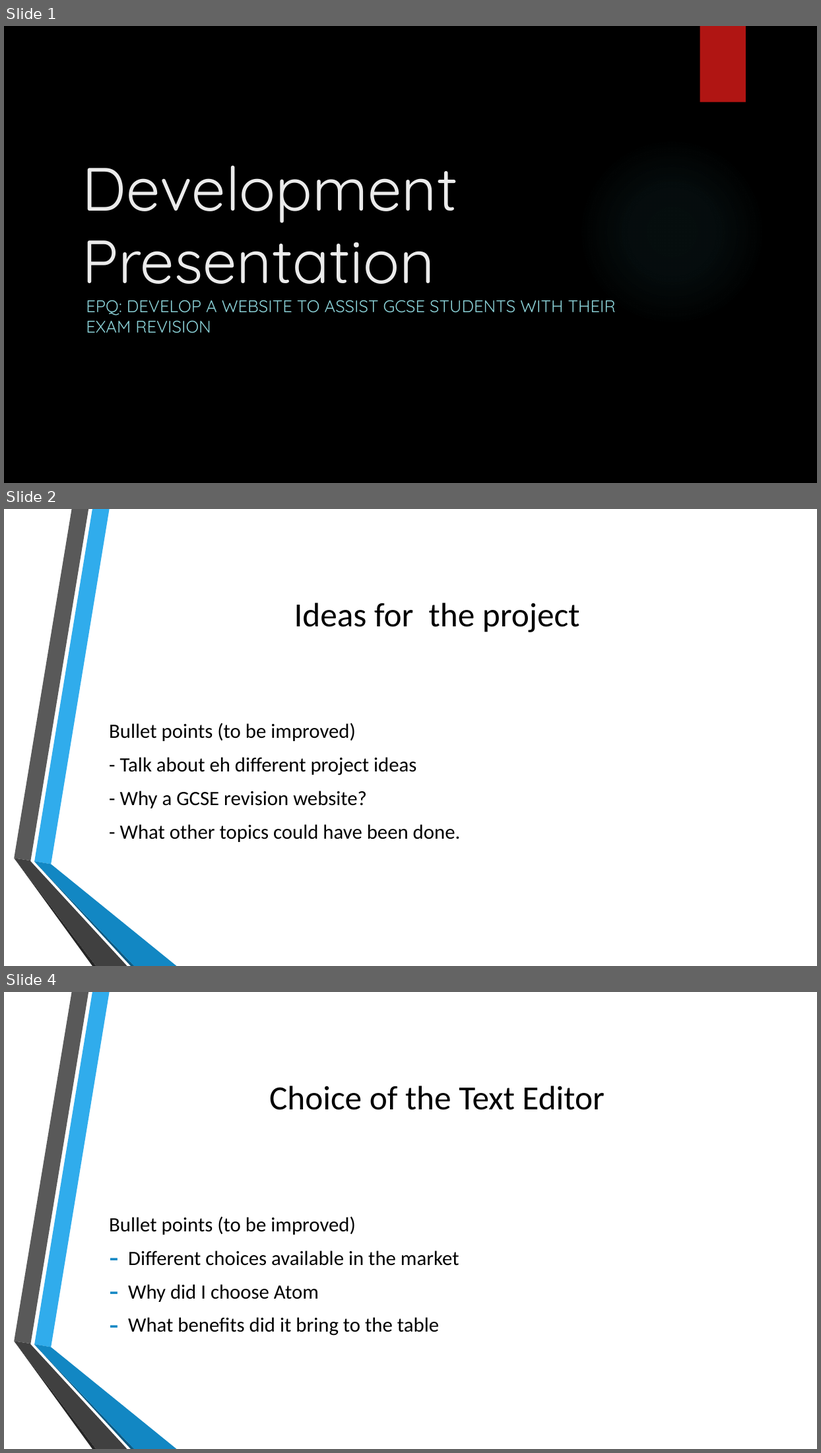
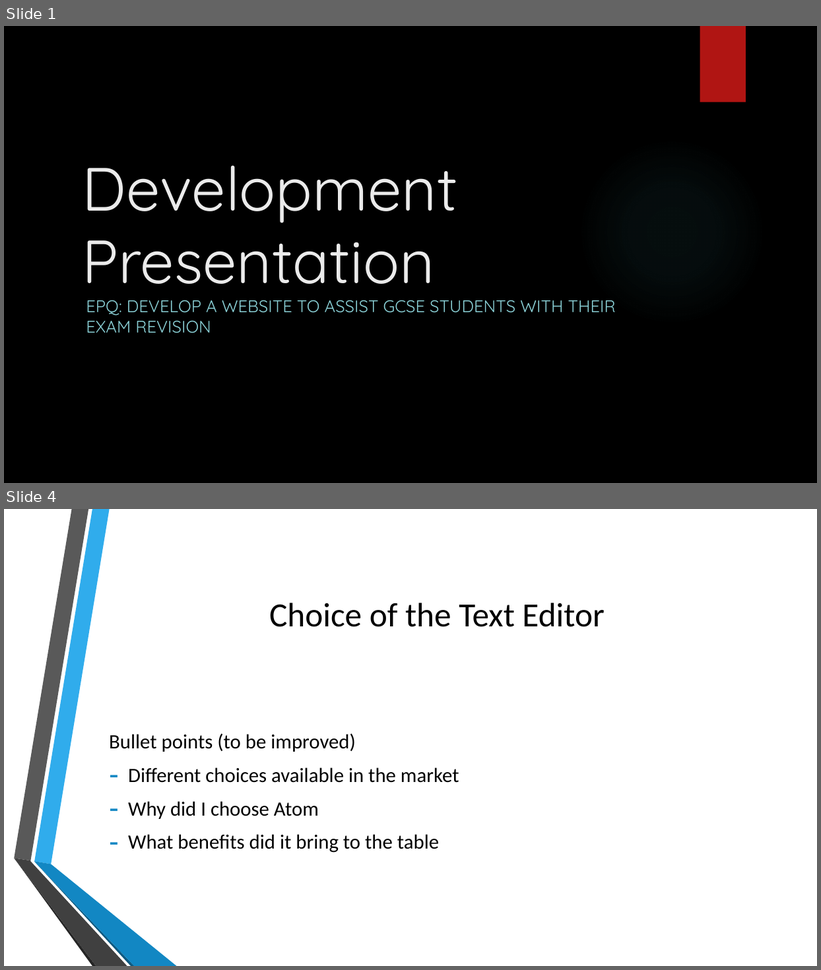
Before and after one commit to estebanlv/EPQ-Website-Project, a slide deck: Documents/Official Documents/Development Presentation.pptx. Shown one above the other, each under a label of ours: slides 1, 2 and 4 before the commit, slides 1 and 4 after it; the slides between them are not shown. The pictures are 821x1453 and 821x970 pixels, drawn with LibreOffice and Linux fonts; fonts in the diff are those of the drawing; background and template pictures are left out. Boxes give left, top, right and bottom in pixels: in the first picture for what was removed or moved away, otherwise in the second. Text is boxed around its words. In the diff, an @@ line names an element or a change of style, - is before the commit and + after.

```diff
--- a/Documents/Official Documents/Development Presentation.pptx
+++ b/Documents/Official Documents/Development Presentation.pptx
@@ slide 2 removed at [4,509,817,966], background picture (left out); not listed: 6 template elements that a slide beside it also shows @@
@@ title removed at [294,603,580,632] @@
-Ideas for the project
@@ text removed at [109,723,461,842] @@
-Bullet points (to be improved)
-- Talk about eh different project ideas
-- Why a GCSE revision website?
-- What other topics could have been done.
```
Also in this commit, not shown: 8 slides changed, 2 slides added.
